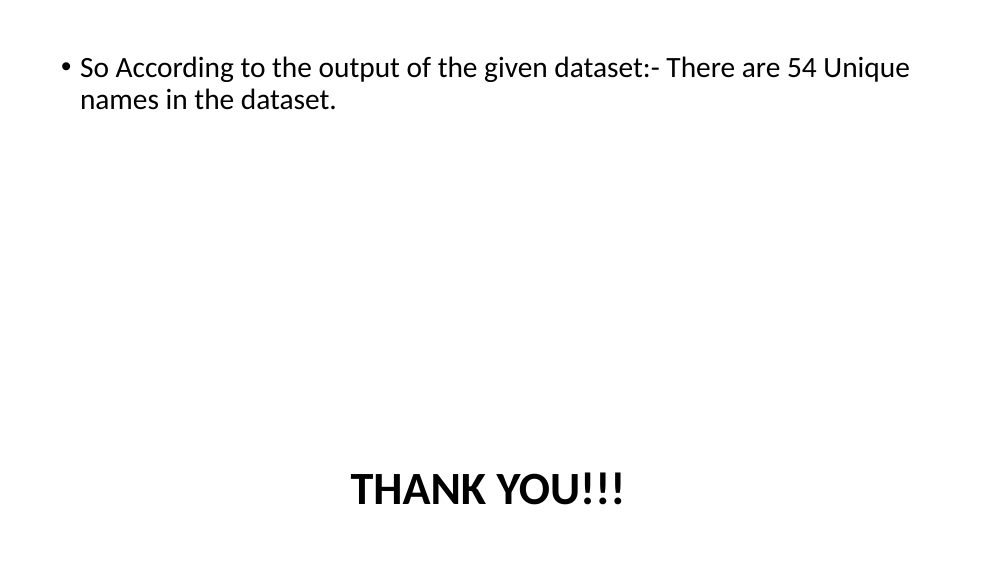
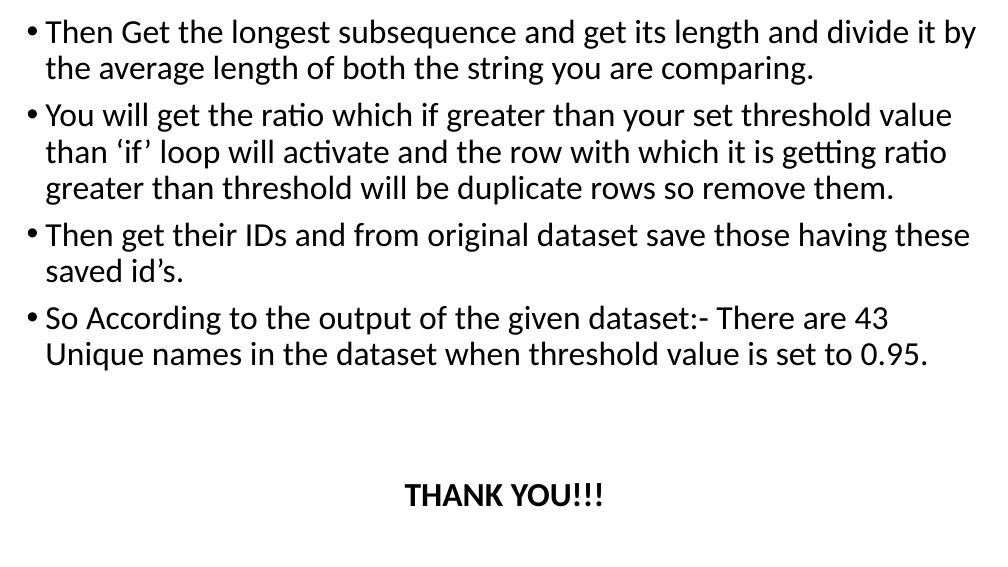
Before and after one commit to Aabhaskarnawat/Data-science-projects, a slide deck: slide 3 of INNOVACCER/PPT.pptx (slide 4 before the commit). Drawn at 1008x567 pixels with LibreOffice and Linux fonts; fonts in the diff are those of the drawing. Boxes give left, top, right and bottom in pixels: in the first picture for what was removed or moved away, otherwise in the second. Text is boxed around its words. In the diff, an @@ line names an element or a change of style, - is before the commit and + after.

```diff
--- a/INNOVACCER/PPT.pptx
+++ b/INNOVACCER/PPT.pptx
@@ text "Then Get the longest subsequence ...": place and size @@
-text "Then Get the longest subsequence ..." at [80, 56, 909, 505]
+text "Then Get the longest subsequence ..." at [45, 19, 977, 507]
@@ text at [45, 19, 977, 371]: text changed; size 28 to 32 pt @@
-• So According to the output of the given dataset:- There are 54 Unique names in the dataset.
+• Then Get the longest subsequence and get its length and divide it by the average length of both the string you are comparing.
+• You will get the ratio which if greater than your set threshold value than ‘if’ loop will activate and the row with which it is getting ratio greater than threshold will be duplicate rows so remove them.
+• Then get their IDs and from original dataset save those having these saved id’s.
+• So According to the output of the given dataset:- There are 43 Unique names in the dataset when threshold value is set to 0.95.
@@ text at [405, 483, 605, 507]: size 44 to 32 pt in "THANK YOU!!!" @@
```
Also in this commit, not shown: 1 other slide changed, 1 slide removed, 3 other files.
